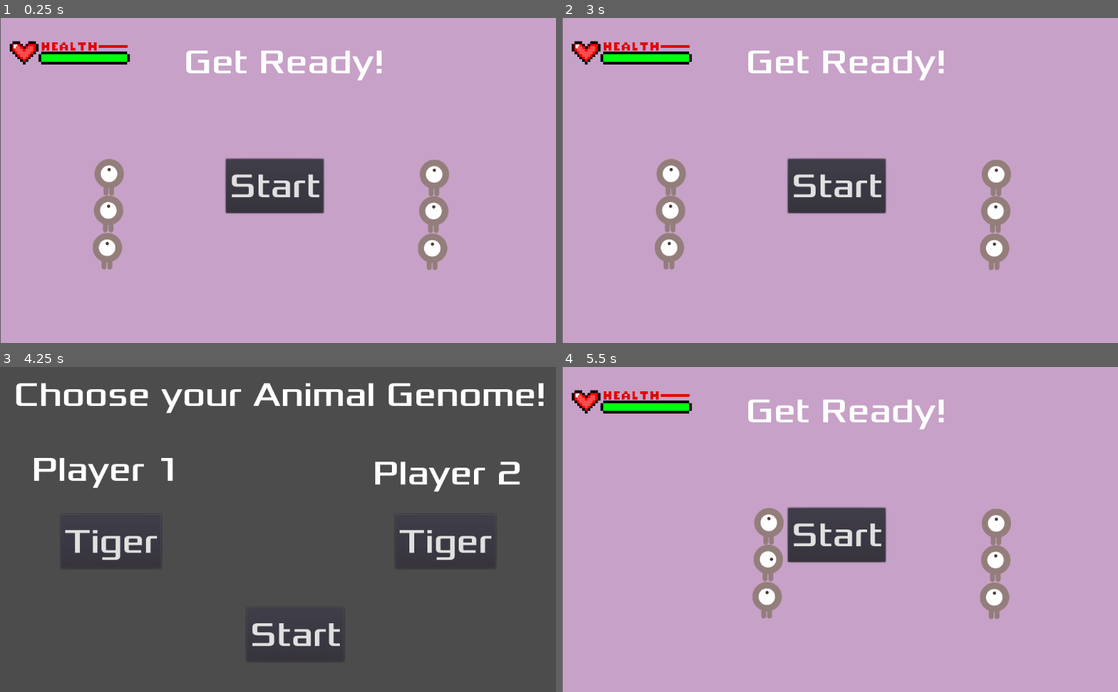
Above: before the commit, frames 1-4 (two rows, left to right).
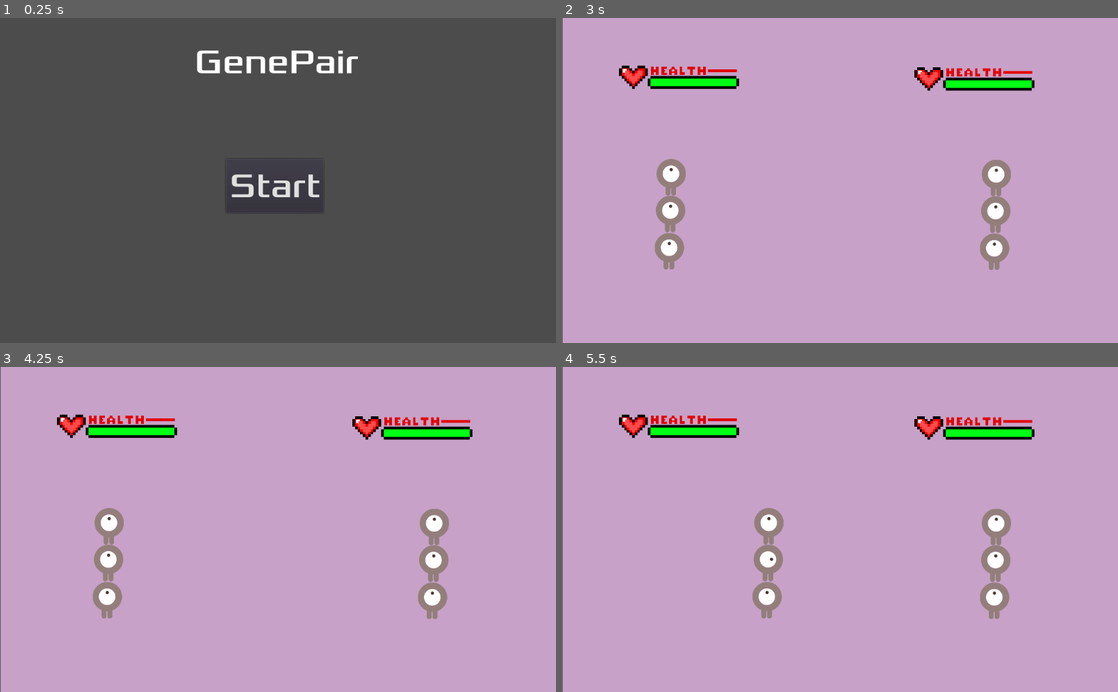
Above: after the commit, the same moments.

Repository: VetoPlayer/GenePair
Game: Godot game, scene res://HUD.tscn
Two runs of this game, one before a commit and one after it. Both use one fixed random seed, a clock stepped at 60 frames per second and the inputs below. Before the commit the project starts from res://Main.tscn.
Inputs (mouse positions are in pixels of both pictures, inside the frame that each line leads up to):
- Up to frame 1 (0.25 s): no input
- Up to frame 2 (3 s): click "Start" at 0.5 s; click "Tiger" (after the commit: "T-Rex") at 1.25 s; click "Tiger" (after the commit: "T-Rex") at 2 s; click "Start" at 2.75 s
- Up to frame 3 (4.25 s): click (272, 536) at 3.5 s, where only the run before the commit has a clickable "Start"
- Up to frame 4 (5.5 s): click (856, 633) at 4.25 s, where only the run before the commit has a clickable "Start"; tap Enter at 5 s; hold D (first_right) from 5.03 s (still down)

The runs differ from the first frame. In frame 1, 97% of the frame differs, in the area x 0-100%, y 0-100%; in frame 2, 7.4%; in frame 3, 100%; in frame 4, 7.4%.

Commit message:
[Adding health bars]

Diff:
--- a/HealthBar.gd
+++ b/HealthBar.gd
@@ -1,8 +1,16 @@
 extends Control
 
 onready var health_bar = $HealthBar
+var health_value = 100
 
 func _on_health_updated(health, amount):
 	  health_bar.value = health
 func _on_max_health_updated(max_health):
 	  health_bar.max_value = max_health
+
+
+func update_health(damage):
+	print("Updating Health....")
+	health_value -= damage
+	## TODO Check if health == 0
+	health_bar.value = health_value
--- a/Main.gd
+++ b/Main.gd
@@ -8,16 +8,18 @@
 func _ready():
 	$Player1.start($StartPosition1.position, true)
 	$Player2.start($StartPosition2.position, false)
-	$HUD.show_message("Get Ready!")
 	$Music.play()
 
 
 
 func _on_Player_hit(is_first_player, damage):
 	## When the player is hit, the game is over
-	print("I see the player being hit")
-	print(damage)
 	##$HUD.show_game_over()
+
+	if(is_first_player):
+		$HealthBar1.update_health(damage)
+	else:
+		$HealthBar2.update_health(damage)
 	$DeathSound.play()
 	$Music.stop()
 
--- a/Main.tscn
+++ b/Main.tscn
@@ -1,12 +1,11 @@
-[gd_scene load_steps=8 format=2]
+[gd_scene load_steps=7 format=2]
 
 [ext_resource path="res://Main.gd" type="Script" id=1]
 [ext_resource path="res://Mob.tscn" type="PackedScene" id=2]
 [ext_resource path="res://dodge_assets/art/House In a Forest Loop.ogg" type="AudioStream" id=3]
 [ext_resource path="res://dodge_assets/art/gameover.wav" type="AudioStream" id=4]
 [ext_resource path="res://Player.tscn" type="PackedScene" id=5]
-[ext_resource path="res://HUD.tscn" type="PackedScene" id=6]
-[ext_resource path="res://HealthBar.tscn" type="PackedScene" id=7]
+[ext_resource path="res://HealthBar.tscn" type="PackedScene" id=6]
 
 [node name="Main" type="Node2D"]
 script = ExtResource( 1 )
@@ -20,9 +19,9 @@
 
 [node name="ColorRect" type="ColorRect" parent="."]
 margin_left = 1.0
-margin_top = -8.29233
+margin_top = -7.0
 margin_right = 1031.0
-margin_bottom = 601.708
+margin_bottom = 603.0
 color = Color( 0.784314, 0.635294, 0.784314, 1 )
 
 [node name="StartPosition1" type="Position2D" parent="."]
@@ -35,14 +34,18 @@
 
 [node name="Player2" parent="." instance=ExtResource( 5 )]
 
-[node name="HUD" parent="." instance=ExtResource( 6 )]
+[node name="HealthBar1" parent="." instance=ExtResource( 6 )]
+margin_left = 102.6
+margin_top = 40.85
+margin_right = 102.6
+margin_bottom = 40.85
+rect_scale = Vector2( 0.2, 0.2 )
 
-[node name="HealthBar" parent="HUD" instance=ExtResource( 7 )]
-margin_left = 15.5083
-margin_top = -3.87705
-margin_right = 15.5083
-margin_bottom = -3.87708
+[node name="HealthBar2" parent="." instance=ExtResource( 6 )]
+margin_left = 646.634
+margin_top = 44.3321
+margin_right = 646.634
+margin_bottom = 44.3321
 rect_scale = Vector2( 0.2, 0.2 )
 [connection signal="hit" from="Player1" to="." method="_on_Player_hit"]
 [connection signal="hit" from="Player2" to="." method="_on_Player_hit"]
-[connection signal="start_game" from="HUD" to="." method="_on_HUD_start_game"]
--- a/choose.tscn
+++ b/choose.tscn
@@ -30,10 +30,10 @@
 anchor_top = 0.5
 anchor_right = 1.0
 anchor_bottom = 0.5
-margin_left = 56.8636
-margin_top = -149.724
-margin_right = -691.136
-margin_bottom = -71.7242
+margin_left = 85.2955
+margin_top = -156.186
+margin_right = -662.705
+margin_bottom = -78.1859
 rect_pivot_offset = Vector2( 446.903, 43.9401 )
 custom_fonts/font = SubResource( 2 )
 text = "Player 1"
@@ -43,10 +43,10 @@
 anchor_top = 0.5
 anchor_right = 1.0
 anchor_bottom = 0.5
-margin_left = 684.948
-margin_top = -143.262
-margin_right = -63.0516
-margin_bottom = -65.2624
+margin_left = 691.41
+margin_top = -156.186
+margin_right = -56.5898
+margin_bottom = -78.1859
 rect_pivot_offset = Vector2( 446.903, 43.9401 )
 custom_fonts/font = SubResource( 2 )
 text = "Player 2"
@@ -69,22 +69,22 @@
 anchor_top = 1.0
 anchor_right = 0.5
 anchor_bottom = 1.0
-margin_left = -400.165
-margin_top = -327.943
-margin_right = -220.165
-margin_bottom = -227.943
+margin_left = -401.458
+margin_top = -338.282
+margin_right = -183.458
+margin_bottom = -238.282
 custom_fonts/font = SubResource( 3 )
-text = "Tiger"
+text = "T-Rex"
 
 [node name="Tiger2" type="Button" parent="."]
 anchor_left = 0.5
 anchor_top = 1.0
 anchor_right = 0.5
 anchor_bottom = 1.0
-margin_left = 216.288
-margin_top = -327.943
-margin_right = 401.288
-margin_bottom = -227.943
+margin_left = 213.703
+margin_top = -349.913
+margin_right = 431.703
+margin_bottom = -249.913
 custom_fonts/font = SubResource( 3 )
-text = "Tiger"
+text = "T-Rex"
 [connection signal="pressed" from="StartButton" to="." method="_on_StartButton_pressed"]
--- a/project.godot
+++ b/project.godot
@@ -16,7 +16,7 @@
 [application]
 
 config/name="New Game Project"
-run/main_scene="res://Main.tscn"
+run/main_scene="res://HUD.tscn"
 config/icon="res://icon.png"
 
 [input]
